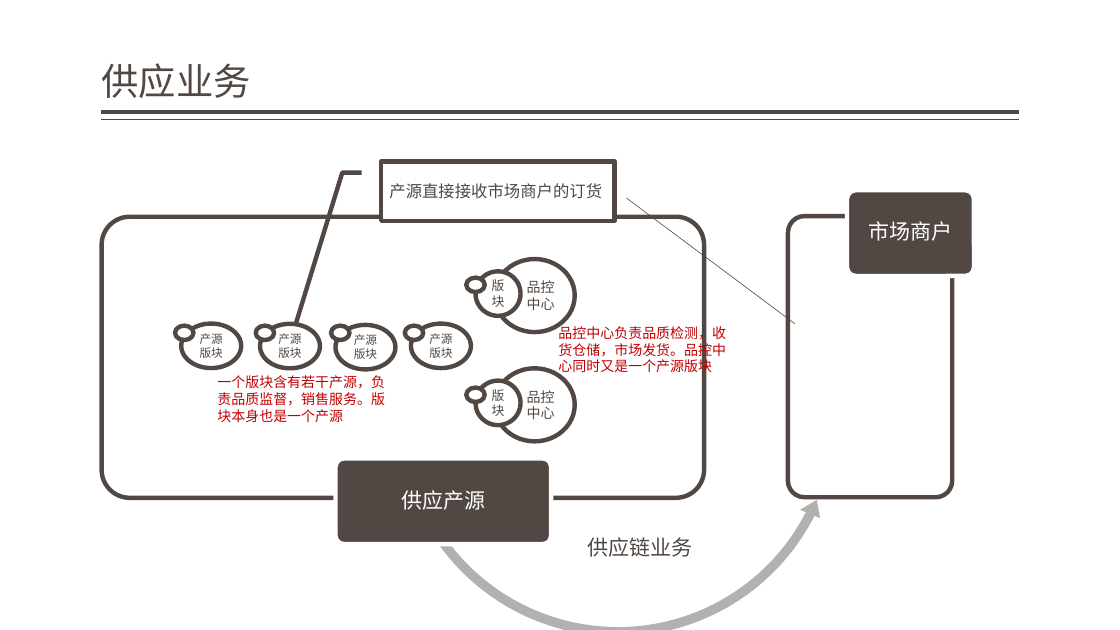
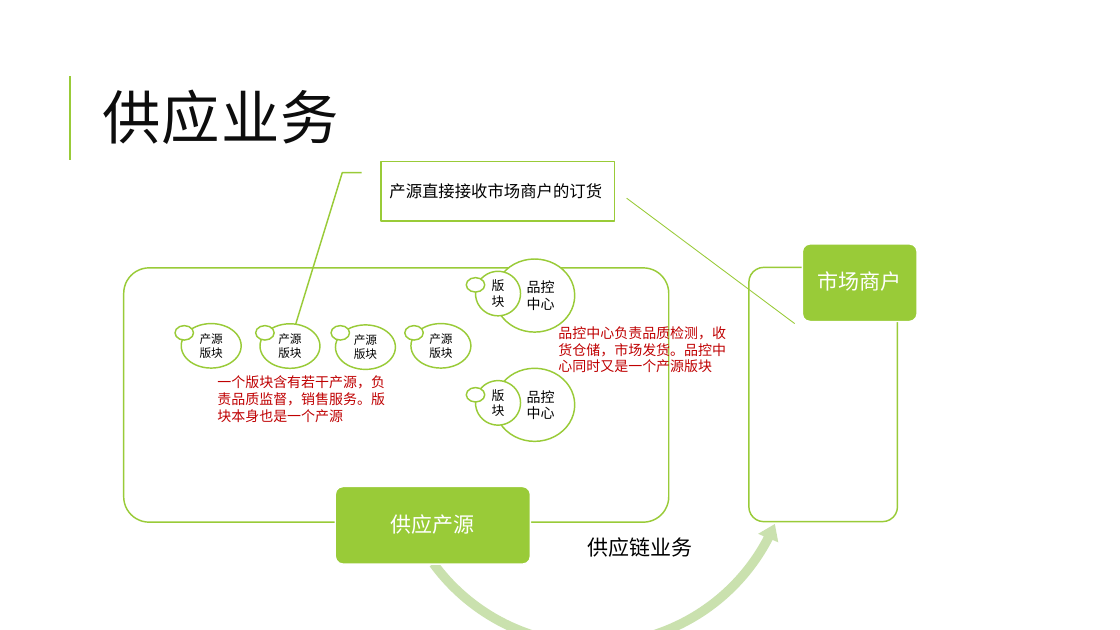
Before and after one commit to jzgi/chainsmart, a slide deck: slide 9 of Docs/品链供销平台.pptx. Drawn at 1120x630 pixels with LibreOffice and Linux fonts; fonts in the diff are those of the drawing. Boxes give left, top, right and bottom in pixels: in the first picture for what was removed or moved away, otherwise in the second. Text is boxed around its words. In the diff, an @@ line names an element or a change of style, - is before the commit and + after.

```diff
--- a/Docs/品链供销平台.pptx
+++ b/Docs/品链供销平台.pptx
@@ title "供应业务": place and size @@
-title "供应业务" at bbox=[101, 63, 250, 98]
+title "供应业务" at bbox=[102, 89, 339, 144]
@@ title "供应业务" at bbox=[102, 89, 339, 144]: size 32 to 50 pt, font Noto Sans CJK SC to Calibri, text colour #514843 to #0D0D0D, letter spacing 0 to 1 pt; line spacing 0.9 to 0.8; vertical alignment bottom to middle @@
@@ line added from (70, 160) to (70, 76), #99CB38 1.5 pt @@
@@ line removed from (1019, 112) to (102, 112) @@
@@ line removed from (1019, 120) to (102, 120) @@
@@ border callout "产源直接接收市场商户的订货" at bbox=[381, 161, 615, 221]: font Roboto to Calibri, text colour #514843 to #000000; outline #514843 3.78 pt to #99CB38 1.25 pt @@
@@ line (627, 198) - (795, 323): stroke #504641 0.5 pt to #99CB38 0.75 pt @@
@@ left circular arrow: place and size @@
-left circular arrow at bbox=[392, 189, 845, 630]
+left circular arrow at bbox=[385, 239, 802, 630]
@@ left circular arrow at bbox=[385, 239, 802, 630]: fill #B3B1B0 to #CAE2AF; proportions changed @@
@@ rounded rectangle: place and size @@
-rounded rectangle at bbox=[102, 217, 704, 498]
+rounded rectangle at bbox=[124, 268, 669, 523]
@@ outline #514843 3.78 pt to #99CB38 1.25 pt in 8 elements at bbox=[255, 326, 274, 340], bbox=[175, 326, 193, 340], bbox=[331, 326, 350, 340], bbox=[405, 326, 423, 340], bbox=[466, 278, 485, 292], bbox=[466, 387, 485, 402], bbox=[124, 268, 669, 523], bbox=[749, 267, 898, 522] @@
@@ rounded rectangle: place and size @@
-rounded rectangle at bbox=[788, 216, 953, 497]
+rounded rectangle at bbox=[749, 267, 898, 522]
@@ rounded rectangle at bbox=[802, 244, 918, 321]: fill #514843 to #99CB38; outline #FFFFFF 3.78 pt to #FFFFFF 1.25 pt @@
@@ rounded rectangle: place and size @@
-rounded rectangle at bbox=[847, 190, 974, 276]
+rounded rectangle at bbox=[802, 244, 918, 321]
@@ text "市场商户": place and size @@
-text "市场商户" at bbox=[868, 221, 952, 241]
+text "市场商户" at bbox=[818, 271, 902, 291]
@@ text colour #514843 to #000000; outline #514843 3.78 pt to #99CB38 1.25 pt in 8 elements at bbox=[260, 323, 320, 368], bbox=[181, 323, 241, 368], bbox=[335, 325, 395, 370], bbox=[411, 323, 471, 368], bbox=[495, 259, 575, 332], bbox=[476, 271, 521, 316], bbox=[495, 368, 575, 441], bbox=[476, 381, 521, 425] @@
@@ rounded rectangle: place and size @@
-rounded rectangle at bbox=[335, 459, 551, 544]
+rounded rectangle at bbox=[335, 486, 530, 564]
@@ rounded rectangle at bbox=[335, 486, 530, 564]: fill #514843 to #99CB38; outline #FFFFFF 3.78 pt to #FFFFFF 1.25 pt @@
@@ text "供应产源": place and size @@
-text "供应产源" at bbox=[401, 490, 485, 510]
+text "供应产源" at bbox=[391, 514, 475, 534]
@@ text "供应链业务" at bbox=[588, 537, 693, 557]: text colour #514843 to #000000 @@
```
Also in this commit, not shown: 26 other slides changed, 1 slide added, 32 other files.
